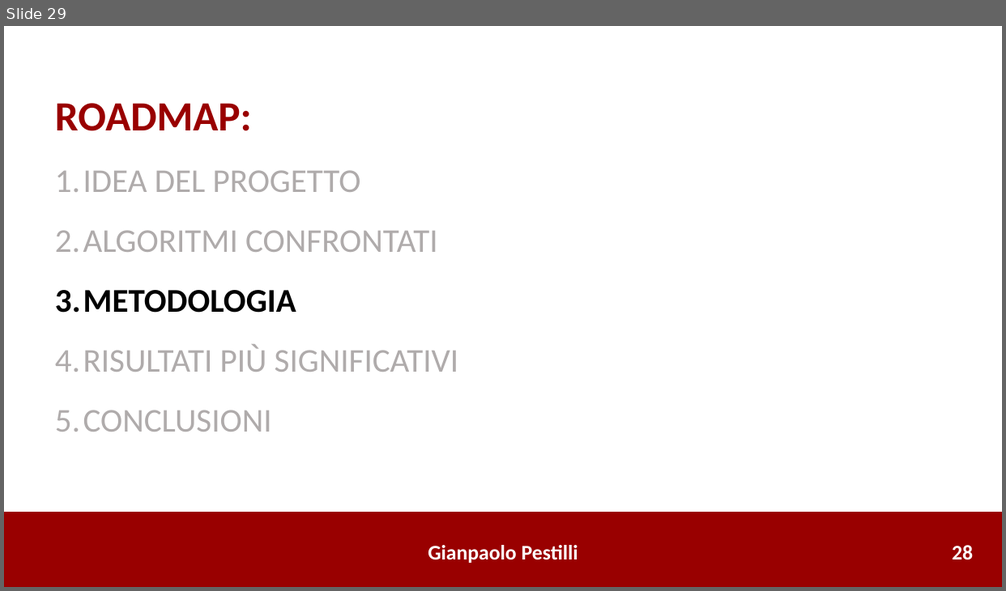
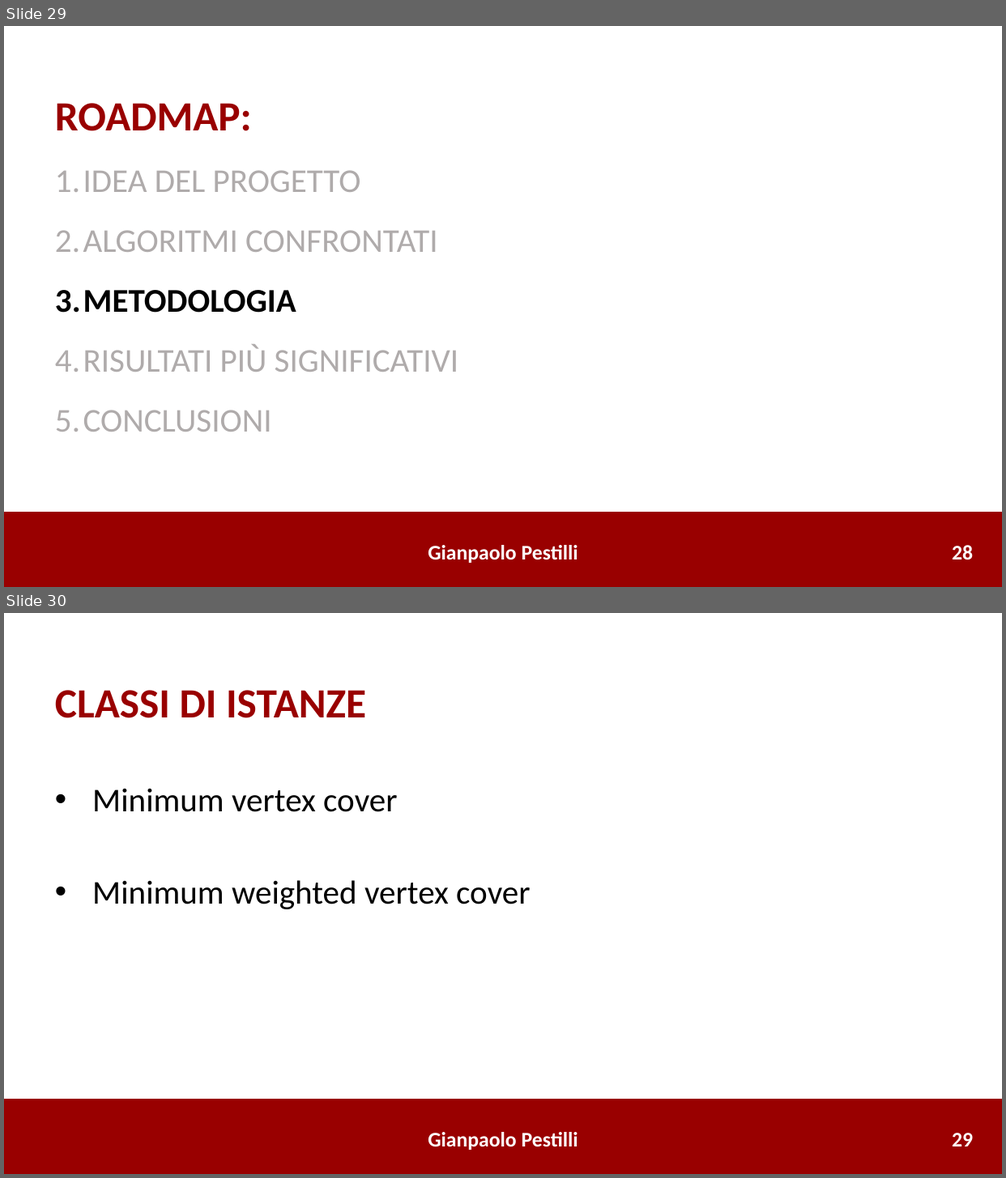
Before and after one commit to gianpaolo-pestilli/amod_project, a slide deck: Risultati_0386492.pptx. Shown one above the other, each under a label of ours: slide 29 before the commit, slides 29 and 30 after it. The pictures are 1006x591 and 1006x1178 pixels, drawn with LibreOffice and Linux fonts; fonts in the diff are those of the drawing. Boxes give left, top, right and bottom in pixels: in the first picture for what was removed or moved away, otherwise in the second. Text is boxed around its words. In the diff, an @@ line names an element or a change of style, - is before the commit and + after.

```diff
--- a/Risultati_0386492.pptx
+++ b/Risultati_0386492.pptx
@@ slide 30 added at bbox=[4, 613, 1002, 1174], background #FFFFFF @@
@@ text added at bbox=[55, 690, 530, 909], 32 pt, text #000000 @@
+CLASSI DI ISTANZE
+• Minimum vertex cover
+• Minimum weighted vertex cover
@@ rectangle added at bbox=[4, 1099, 1002, 1174], fill #990000, outline #990000 1 pt @@
@@ text added at bbox=[428, 1132, 578, 1150], 20 pt, text #FFFFFF, bold @@
+Gianpaolo Pestilli
@@ text added at bbox=[952, 1133, 973, 1147], 20 pt, text #FFFFFF, bold @@
+29
```
Also in this commit, not shown: 30 other slides added, 3 other files.
